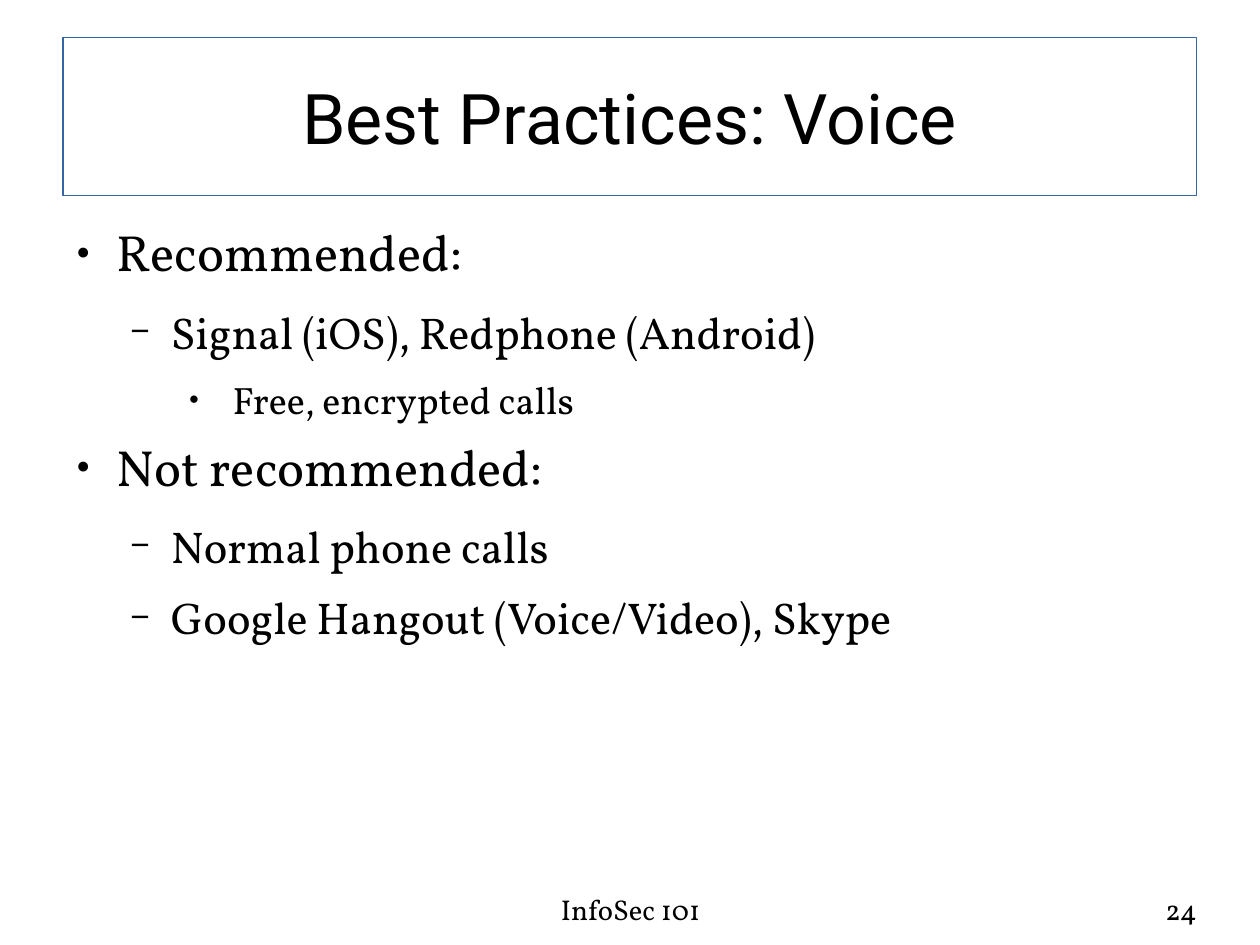
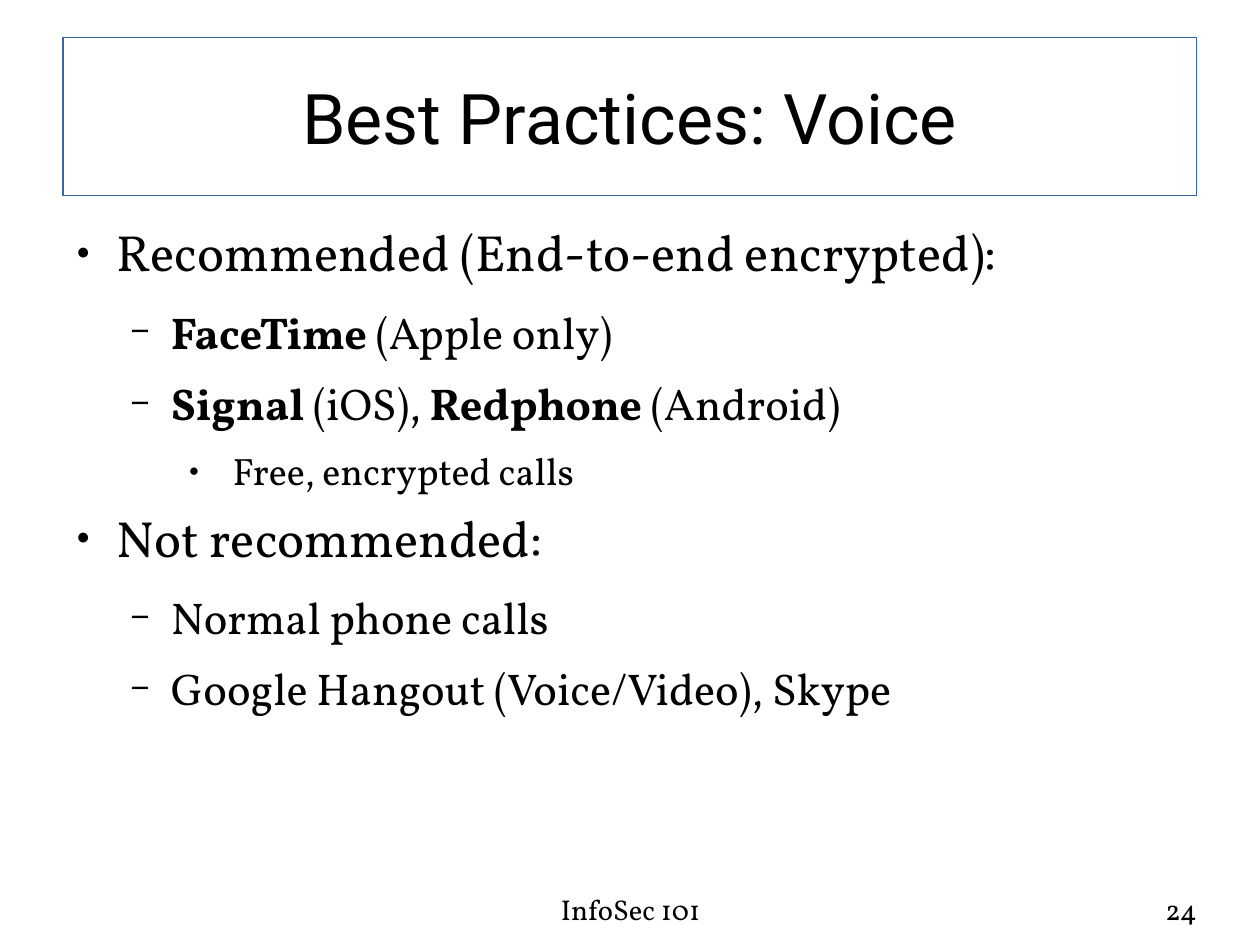
Before and after one commit to fabianlischka/InfoSec101, a slide deck: slide 24 of public/presentations/InfoSec101-Presentation-FCC-2015-02-26.odp. Drawn at 1260x945 pixels with LibreOffice and Linux fonts; fonts in the diff are those of the drawing. Boxes give left, top, right and bottom in pixels: in the first picture for what was removed or moved away, otherwise in the second. Text is boxed around its words. In the diff, an @@ line names an element or a change of style, - is before the commit and + after.

Commit message:
updated Signal, v0.97

```diff
--- a/public/presentations/InfoSec101-Presentation-FCC-2015-02-26.odp
+++ b/public/presentations/InfoSec101-Presentation-FCC-2015-02-26.odp
@@ text at box(117, 233, 997, 361): text changed @@
-● Recommended:
+● Recommended (End-to-end encrypted):
+  − FaceTime (Apple only)
@@ text at box(171, 387, 840, 432): bold on in "Signal Redphone" @@
```
Also in this commit, not shown: 3 other slides changed, 1 other file.
